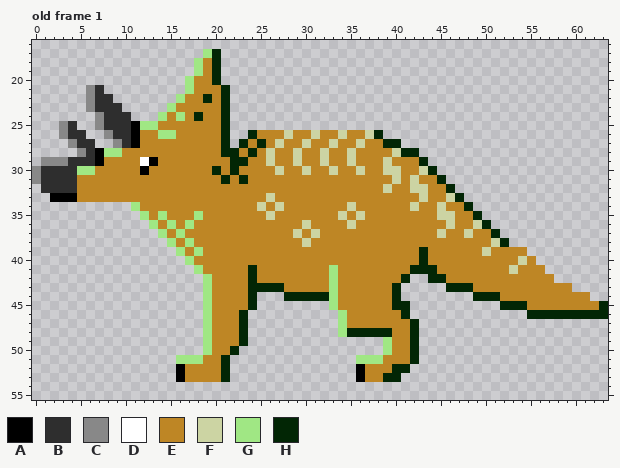
Two versions of one pixel-art file, Art/Raw Files/triceratops-0004.aseprite. That is the earlier state.
64x64 pixels, 1 frame. Shown: old frame 1: x 0..63, y 16..55. The commit also changed other frames, which this record leaves out.
Palette (. is transparent): A #000000  B #2e2e2e  C #888888  D #ffffff  E #be8625  F #ccd4a3  G #a0e784  H #022605
Pixels before, old frame 1 (only the part around the change), first column x 0:
16 ................................................................
17 ...................GH...........................................
18 ..................GEH...........................................
19 ..................GEH...........................................
20 .................GEEH...........................................
21 ......CB.........GEEEH..........................................
22 ......CBB.......GEEHEH..........................................
23 ......CBBB.....GEEEEEH..........................................
24 .......CBBB...GEGEHEEH..........................................
25 ...CB..CBBBAGGEEEEEEEH..........................................
26 ...CBB..CBBAEEGGEEEEEH..HEEEFEEFEEFEEFH.........................
27 ....CBB..CBAEEEEEEEEEH.HEHEFEEFEEFEEFEEHH.......................
28 .....CBAGGEEEEEEEEEEEHHEHEFEEFEEFEEFEEEEFHH.....................
29 .CCCBBBAEEEEDAEEEEEEEEHHEEFEEFEEFEEFEEEFEEEH....................
30 CBBBBGGEEEEEAEEEEEEEHEHEEEEFEEFEEFEEFEEFFEEFH...................
31 CBBBBEEEEEEEEEEEEEEEEHEHEEEEEEEEEEEEEEEEFEFEEH..................
32 .BBBBEEEEEEEEEEEEEEEEEEEEEEEEEEEEEEEEEEFEEFFEEH.................
33 ..AAAEEEEEEEEEEEEEEEEEEEEEFEEEEEEEEEEEEEEEEFEEFH................
34 ...........GEEEEEEEEEEEEEFEFEEEEEEEFEEEEEEFEEFEEH...............
35 ............GEGEEEGEEEEEEEFEEEEEEEFEFEEEEEEEEFFEEH..............
36 .............GEGEGEEEEEEEEEEEEFEEEEFEEEEEEEEEEFEEFH.............
37 ..............GEGEEEEEEEEEEEEFEFEEEEEEEEEEEEEFEEFEEH............
38 ...............GEGEEEEEEEEEEEEFEEEEEEEEEEEEEEEEEEEEFH...........
39 ................GEGEEEEEEEEEEEEEEEEEEEEEEEEHEEEEEEFEEEE.........
40 .................GEEEEEEEEEEEEEEEEEEEEEEEEEHEEEEEEEEEEFE........
41 ..................GEEEEEHEEEEEEEEGEEEEEEEEHHHEEEEEEEEFEEE.......
42 ...................GEEEEHEEEEEEEEGEEEEEEEH..HHEEEEEEEEEEEE......
43 ...................GEEEEHHHHEEEEEGEEEEEEH.....HHHEEEEEEEEEEE....
44 ...................GEEEEH...HHHHHGEEEEEEH........HHHEEEEEEEEEE..
45 ...................GEEEEH........GEEEEEEHH..........HHHEEEEEEEEH
46 ...................GEEEH..........GEEEEEEH.............HHHHHHHHH
47 ...................GEEEH..........GEEEEEEEH.....................
48 ...................GEEEH..........GHHHHHEEH.....................
49 ...................GEEEH...............GEEH.....................
50 ...................GEEH................GEEH.....................
51 ................GGGEEH..............GGGEEEH.....................
52 ................AEEEEH..............AEEEHH......................
53 ................AEEEEH..............AEEHH.......................
54 ................................................................
55 ................................................................
After the commit:
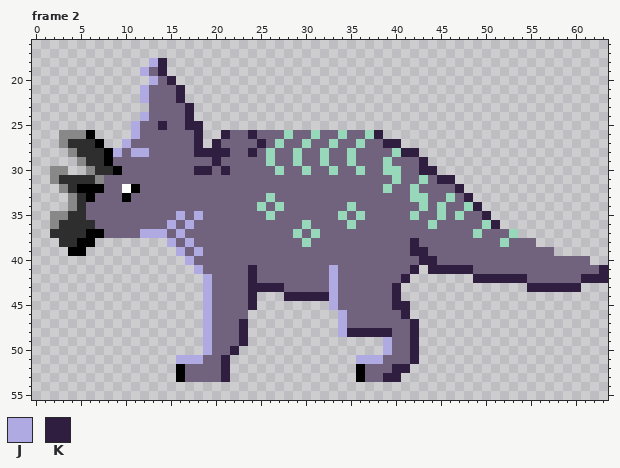
Colours new in this view: J #afaae1  K #301e41
A new or re-ordered frame is compared with the old frame closest to it.
Changes in this commit:
frames 1 -> 2
colour E: #be8625 -> #71637d
colour F: #ccd4a3 -> #98d8ba
Frame 2 is new; against old frame 1:
y 17: x 19..20 GH -> ..
y 18: x 13..14 .. -> JK; x 18..20 GEH -> ...
y 19: x 12..14 ... -> JEK; x 18..20 GEH -> ...
y 20: x 13..15 ... -> JEK; x 17..20 GEEH -> ....
y 21: x 6..7 CB -> ..; x 12..21 .....GEEEH -> JEEEK.....
y 22: x 6..8 CBB -> ...; x 12..21 ....GEEHEH -> JEEEK.....
y 23: x 6..9 CBBB -> ....; x 13..15 ..G -> EEE; x 17..21 EEEEH -> K....
y 24: x 7..10 CBBB -> ....; x 12..14 ..G -> JEE; x 16..21 GEHEEH -> EK....
y 25: x 3..4 CB -> ..; x 7..14 CBBBAGGE -> ....JEEK; x 17..21 EEEEH -> KK...
y 26: x 4..6 BB. -> CCA; x 8..11 CBBA -> ...J; x 14..15 GG -> EE; x 18..24 EEEH..H -> K..KEEK; x 38 H -> K
y 27: x 3..4 .C -> CB; x 7 . -> A; x 9..11 CBA -> .JE; x 18..23 EEEH.H -> K.KEEE; x 25 H -> K; x 39..40 HH -> KK
y 28: x 4..5 .C -> CB; x 7..9 AGG -> BAJ; x 11..12 EE -> JJ; x 18..22 EEEHH -> KKKKE; x 24 H -> K; x 41..42 HH -> KK
y 29: x 1..5 CCCBB -> ....C; x 7..8 AE -> BA; x 12..13 DA -> EE; x 20 E -> K; x 22..23 HH -> EE; x 43 H -> K
y 30: x 0..9 CBBBBGGEEE -> ..CC..CBBA; x 12 A -> E; x 18..22 EEHEH -> KKEKE; x 43..44 FH -> KK
y 31: x 0..2 CBB -> ..C; x 5..7 EEE -> BBC; x 21 H -> E; x 23 H -> E; x 42..43 FE -> EF; x 45..46 H. -> KK
y 32: x 1..3 BBB -> ..C; x 5..7 EEE -> AAA; x 10..11 EE -> DA; x 43 F -> E; x 46..47 H. -> EK
y 33: x 2..6 AAAEE -> ..CBA; x 10 E -> A; x 42 E -> F; x 47..48 H. -> EK
y 34: x 4..11 .......G -> CBEEEEEE; x 42..43 FE -> EF; x 48..49 H. -> FK
y 35: x 2..12 ..........G -> CCBBEEEEEEE; x 14 G -> E; x 16 E -> J; x 18 G -> J; x 42 E -> F; x 46..47 FE -> EF; x 49..50 H. -> EK
y 36: x 2..13 ...........G -> CBBBBEEEEEEE; x 15 G -> J; x 17 G -> J; x 44 E -> F; x 46 F -> E; x 49..51 FH. -> EFK
y 37: x 2..14 ............G -> BBBBAAEEEEJJJ; x 16 G -> J; x 45 F -> E; x 48..49 FE -> EF; x 51..53 H.. -> EEF
y 38: x 3..6 .... -> BBAA; x 15 G -> J; x 17 G -> J; x 42 E -> K; x 51..55 FH... -> EFEEE
y 39: x 4..5 .. -> AA; x 16 G -> J; x 18 G -> J; x 42..43 EH -> KK; x 50 F -> E; x 55..57 ... -> EEE
y 40: x 17 G -> J; x 43..44 HE -> KK; x 54 F -> E; x 56..61 ...... -> EEEEEE
y 41: x 18 G -> J; x 24 H -> K; x 33 G -> J; x 42..48 HHHEEEE -> K.KKKKK; x 53 F -> E; x 57..63 ....... -> EEEEEEK
y 42: x 19 G -> J; x 24 H -> K; x 33 G -> J; x 41 H -> K; x 44..54 HHEEEEEEEEE -> .....KKKKKK; x 58..63 ...... -> EEEKKK
y 43: x 19 G -> J; x 24..27 HHHH -> KKKK; x 33 G -> J; x 40 H -> K; x 46..60 HHHEEEEEEEEEEE. -> .........KKKKKK
y 44: x 19 G -> J; x 24 H -> K; x 28..33 HHHHHG -> KKKKKJ; x 40 H -> K; x 49..61 HHHEEEEEEEEEE -> .............
y 45: x 19 G -> J; x 24 H -> K; x 33 G -> J; x 40..41 HH -> KK; x 52..63 HHHEEEEEEEEH -> ............
y 46: x 19 G -> J; x 23 H -> E; x 34 G -> J; x 41 H -> K; x 55..63 HHHHHHHHH -> .........
y 47: x 19 G -> J; x 23 H -> K; x 34 G -> J; x 42 H -> K
y 48: x 19 G -> J; x 23 H -> K; x 34..39 GHHHHH -> JKKKKK; x 42 H -> K
y 49: x 19 G -> J; x 23 H -> K; x 39 G -> J; x 42 H -> K
y 50: x 19 G -> J; x 22 H -> K; x 39 G -> J; x 42 H -> K
y 51: x 16..18 GGG -> JJJ; x 21 H -> K; x 36..38 GGG -> JJJ; x 42 H -> K
y 52: x 21 H -> K; x 40..41 HH -> KK
y 53: x 21 H -> K; x 39..40 HH -> KK
